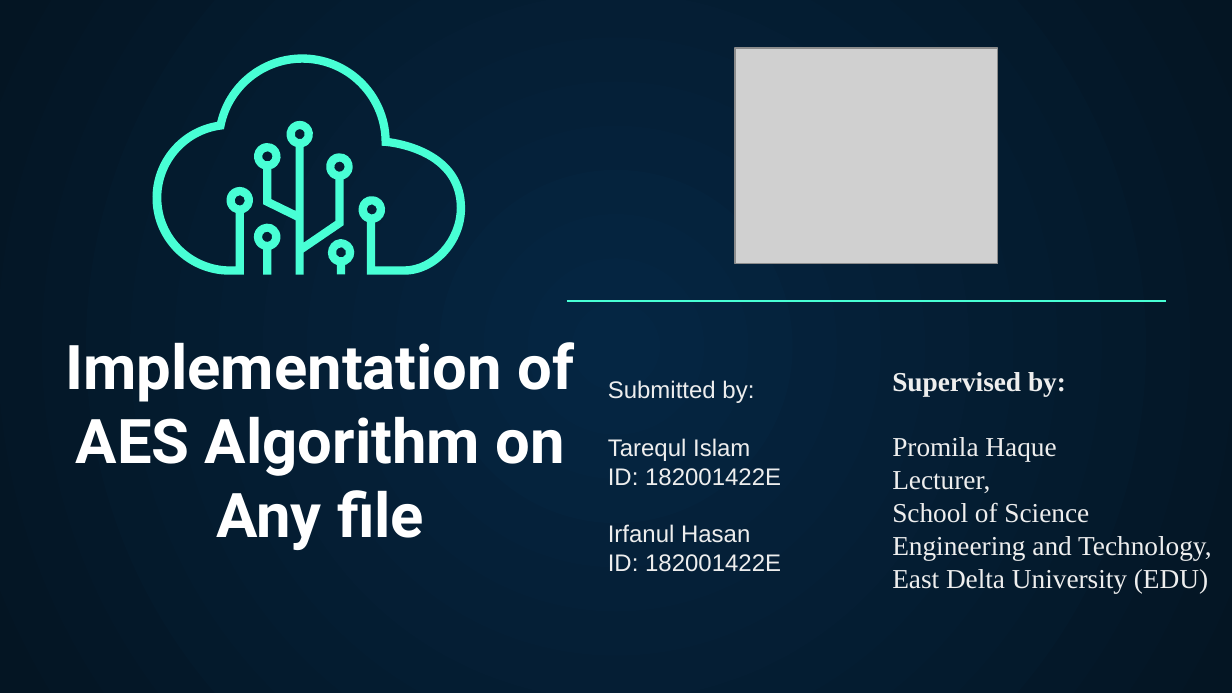
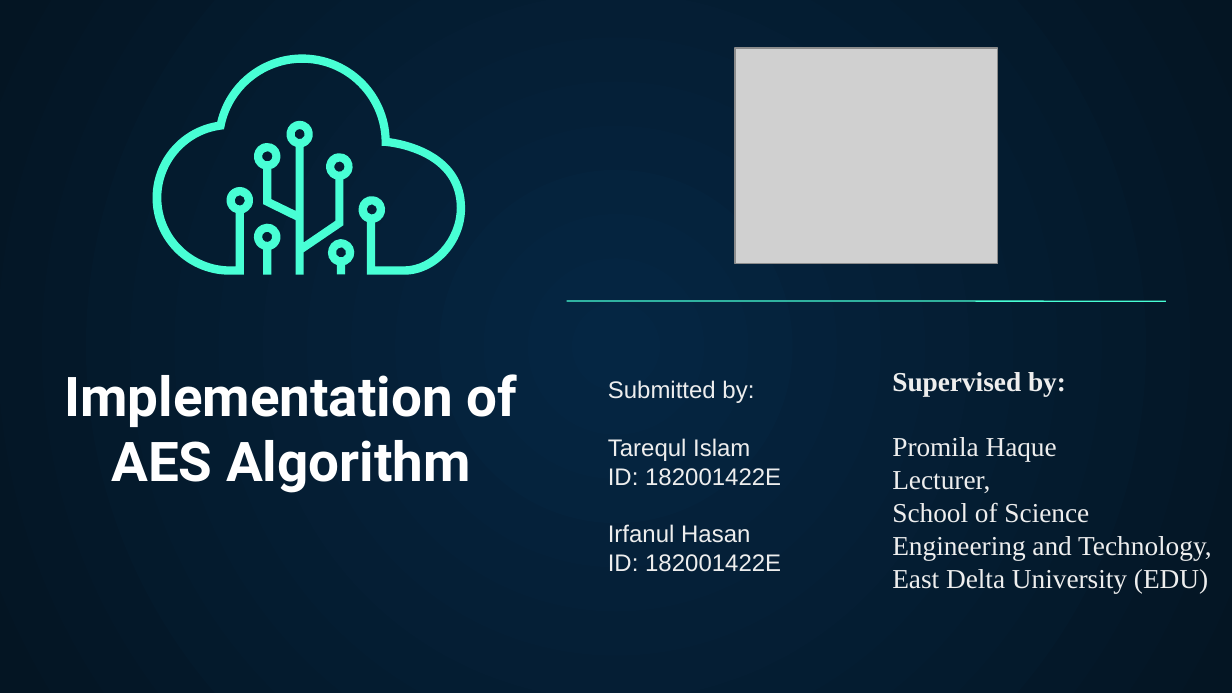
Before and after one commit to Tarequl-islam/Data-Encryption-using-AES, a slide deck: slide 1 of AES Project Presentation.pptx. Drawn at 1232x693 pixels with LibreOffice and Linux fonts; fonts in the diff are those of the drawing; grey boxes stand for pictures. Boxes give left, top, right and bottom in pixels: in the first picture for what was removed or moved away, otherwise in the second. Text is boxed around its words. In the diff, an @@ line names an element or a change of style, - is before the commit and + after.

```diff
--- a/AES Project Presentation.pptx
+++ b/AES Project Presentation.pptx
@@ line removed from (567, 301) to (1165, 301) @@
@@ freeform shape added at bbox=[567, 301, 1165, 301], outline #48FFD5 0.74 pt @@
@@ text at bbox=[65, 374, 517, 493]: text changed; size 36 to 32 pt @@
-Implementation of AES Algorithm on Any file
+Implementation of AES Algorithm
```
Also in this commit, not shown: 15 other slides changed, 3 slides added, 1 slide removed.
